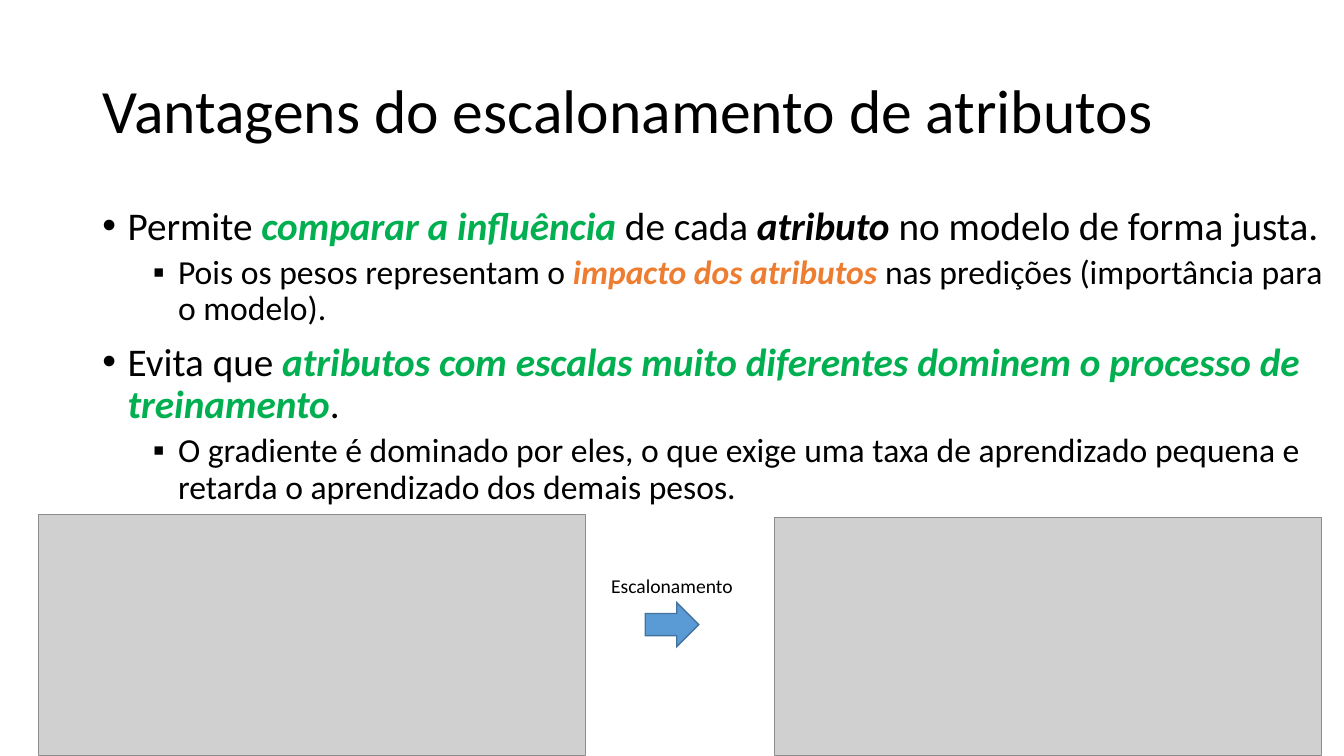
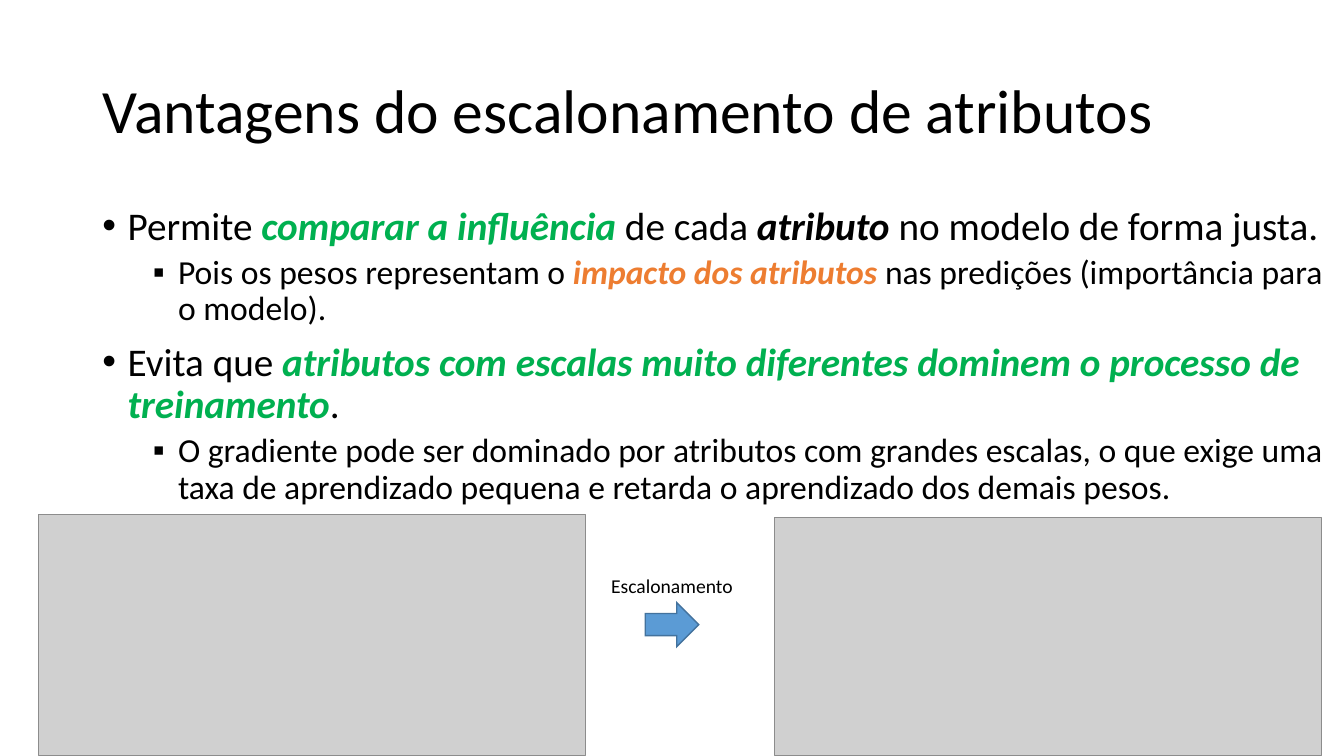
Before and after one commit to zz4fap/t319_aprendizado_de_maquina, a slide deck: slide 12 of slides/T319_Regressão_Linear (Parte IV).pptx. Drawn at 1344x756 pixels with LibreOffice and Linux fonts; fonts in the diff are those of the drawing; grey boxes stand for pictures. Boxes give left, top, right and bottom in pixels: in the first picture for what was removed or moved away, otherwise in the second. Text is boxed around its words. In the diff, an @@ line names an element or a change of style, - is before the commit and + after.

Commit message:
new slides

```diff
--- a/slides/T319_Regressão_Linear (Parte IV).pptx
+++ b/slides/T319_Regressão_Linear (Parte IV).pptx
@@ text at [178, 438, 1323, 505]: text changed @@
-  ▪ O gradiente é dominado por eles, o que exige uma taxa de aprendizado pequena e retarda o aprendizado dos demais pesos.
+  ▪ O gradiente pode ser dominado por atributos com grandes escalas, o que exige uma taxa de aprendizado pequena e retarda o aprendizado dos demais pesos.
```
Also in this commit, not shown: 1 other slide changed.
